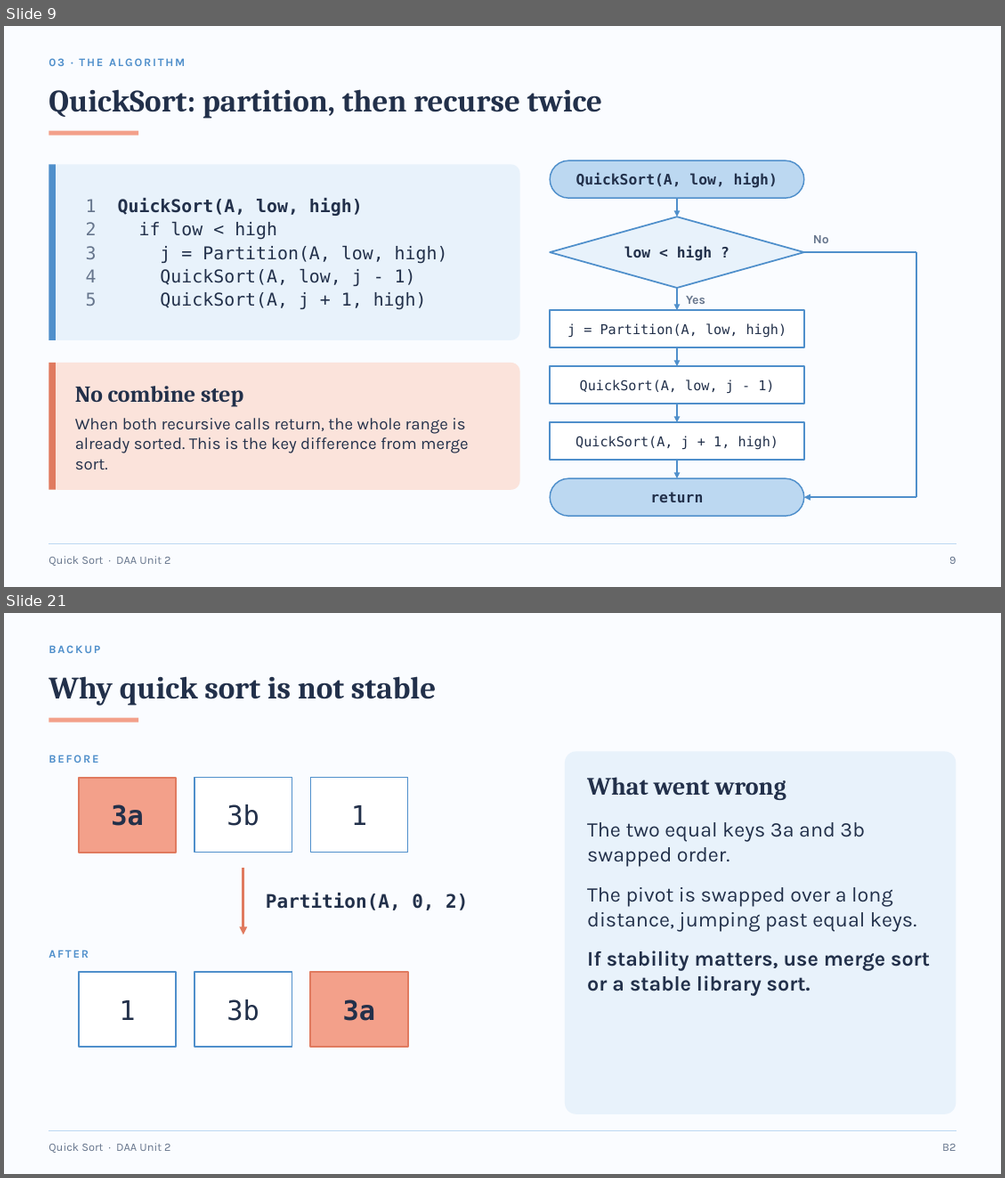
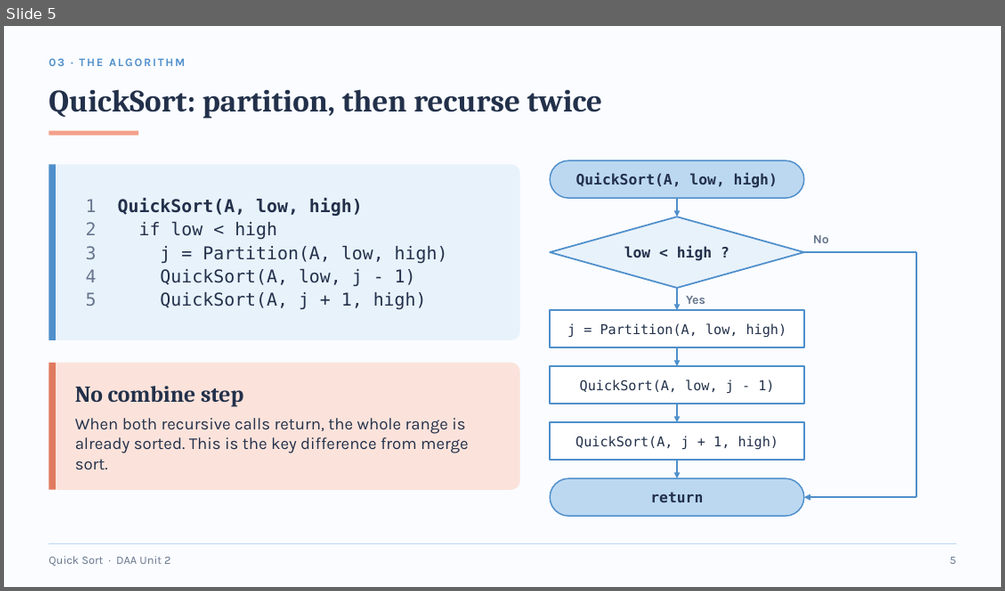
Before and after one commit to AmeyKuradeAK/DAA, a slide deck: QuickSort_DAA.pptx. Shown one above the other, each under a label of ours: slides 9 and 21 before the commit, slide 5 after it; the slides between them are not shown. The pictures are 1005x1178 and 1005x591 pixels, drawn with LibreOffice and Linux fonts; fonts in the diff are those of the drawing. Boxes give left, top, right and bottom in pixels: in the first picture for what was removed or moved away, otherwise in the second. Text is boxed around its words. In the diff, an @@ line names an element or a change of style, - is before the commit and + after.

Commit message:
Condense Quick Sort deck to 7 slides

```diff
--- a/QuickSort_DAA.pptx
+++ b/QuickSort_DAA.pptx
@@ slide 21 removed at bbox=[4, 613, 1001, 1174], background #FAFCFF @@
@@ text removed at bbox=[48, 645, 100, 653] @@
-BACKUP
@@ title removed at bbox=[48, 676, 436, 706] @@
-Why quick sort is not stable
@@ rectangle removed at bbox=[48, 718, 138, 722] @@
@@ text removed at bbox=[48, 755, 98, 763] @@
-BEFORE
@@ rounded rectangle removed at bbox=[565, 751, 956, 1114] @@
@@ rectangle removed at bbox=[79, 778, 176, 852] @@
-3a
@@ rectangle removed at bbox=[194, 778, 291, 852] @@
-3b
@@ rectangle removed at bbox=[310, 778, 408, 852] @@
-1
@@ text removed at bbox=[587, 777, 786, 800] @@
-What went wrong
@@ text removed at bbox=[587, 822, 930, 995] @@
-The two equal keys 3a and 3b swapped order.
-The pivot is swapped over a long distance, jumping past equal keys.
-If stability matters, use merge sort or a stable library sort.
@@ arrow removed from (243, 868) to (243, 934) @@
@@ text removed at bbox=[266, 892, 468, 910] @@
-Partition(A, 0, 2)
@@ text removed at bbox=[48, 949, 89, 957] @@
-AFTER
@@ rectangle removed at bbox=[79, 972, 176, 1046] @@
-1
@@ rectangle removed at bbox=[194, 972, 291, 1046] @@
-3b
@@ rectangle removed at bbox=[310, 972, 408, 1046] @@
-3a
@@ line removed from (48, 1130) to (956, 1130) @@
@@ text removed at bbox=[48, 1143, 170, 1152] @@
-Quick Sort · DAA Unit 2
@@ text removed at bbox=[942, 1143, 955, 1151] @@
-B2
@@ what was slide 9 is now slide 5 @@
```
Also in this commit, not shown: 5 other slides changed, 13 other slides removed, 1 other file.
